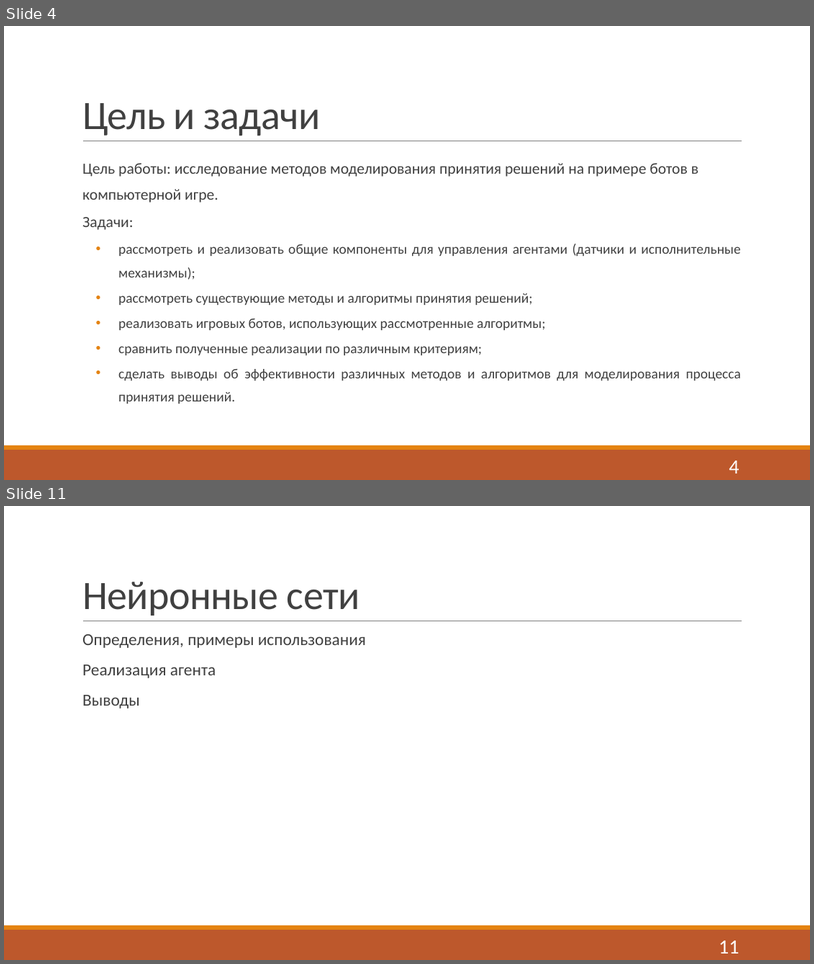
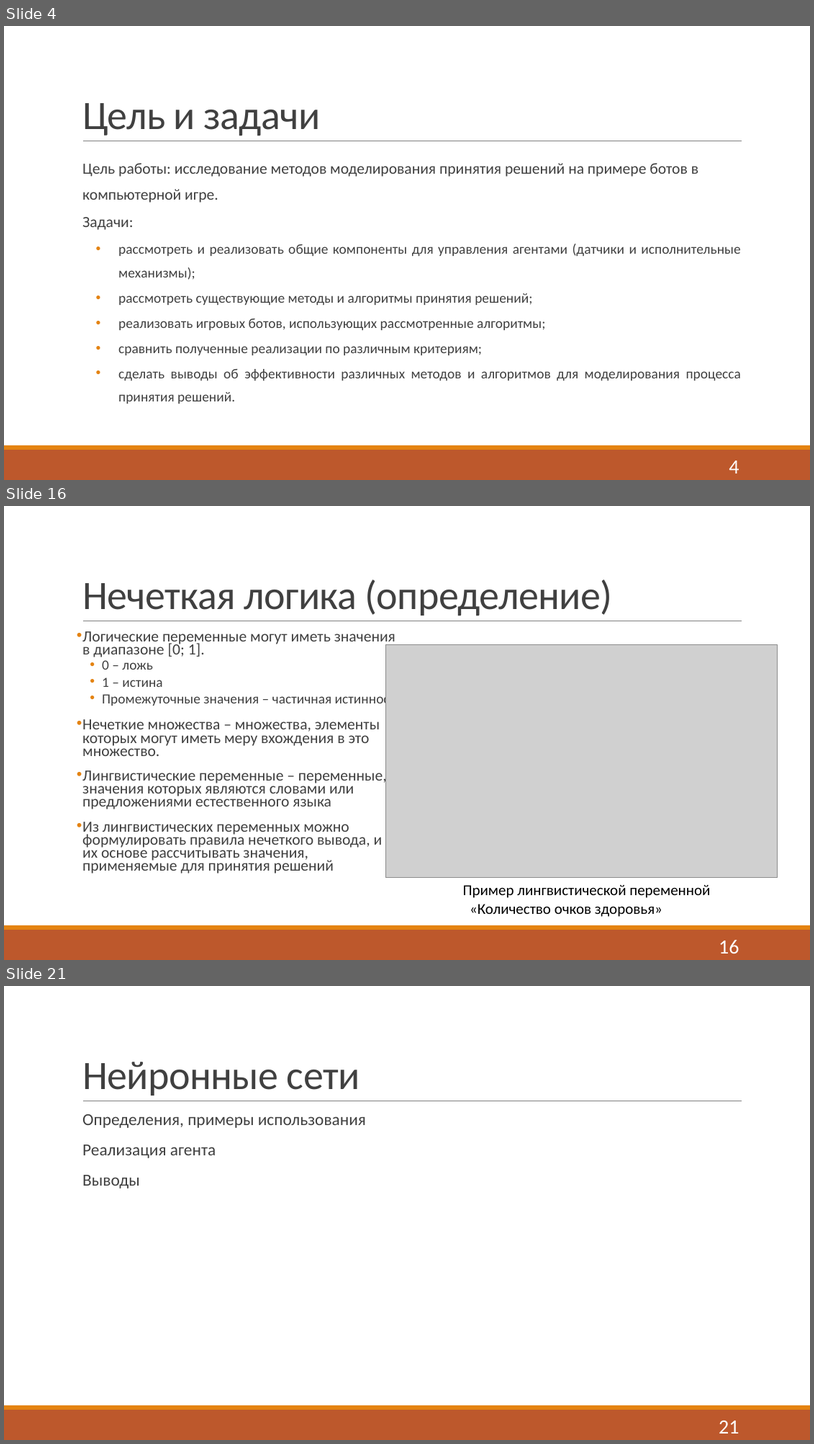
Before and after one commit to Fck-r-sns/Game_AI_thesis, a slide deck: Презентация.pptx. Shown one above the other, each under a label of ours: slides 4 and 11 before the commit, slides 4, 16 and 21 after it; the slides between them are not shown. The pictures are 814x964 and 814x1444 pixels, drawn with LibreOffice and Linux fonts; fonts in the diff are those of the drawing; grey boxes stand for pictures. Boxes give left, top, right and bottom in pixels: in the first picture for what was removed or moved away, otherwise in the second. Text is boxed around its words. In the diff, an @@ line names an element or a change of style, - is before the commit and + after.

```diff
--- a/Презентация.pptx
+++ b/Презентация.pptx
@@ slide 16 added at (4, 506, 810, 960), background #FFFFFF; not listed: 3 template elements that a slide beside it also shows @@
@@ title added at (82, 579, 613, 615), 48 pt, text #404040 @@
+Нечеткая логика (определение)
@@ text added at (82, 631, 402, 873), 18.5 pt, text #404040 @@
+• Логические переменные могут иметь значения в диапазоне [0; 1].
+  • 0 – ложь
+  • 1 – истина
+  • Промежуточные значения – частичная истинность
+• Нечеткие множества – множества, элементы которых могут иметь меру вхождения в это множество.
+• Лингвистические переменные – переменные, значения которых являются словами или предложениями естественного языка
+• Из лингвистических переменных можно формулировать правила нечеткого вывода, и на их основе рассчитывать значения, применяемые для принятия решений
@@ picture added at (386, 645, 778, 878) @@
@@ text added at (463, 884, 710, 916), 18 pt, text #000000 @@
+Пример лингвистической переменной
+«Количество очков здоровья»
@@ page number added at (719, 939, 739, 953), 24 pt, text #FFFFFF @@
+16
@@ what was slide 11 is now slide 21 @@
@@ page number at (719, 1420, 739, 1433): text changed @@
-11
+21
```
Also in this commit, not shown: 6 slides changed, 15 other slides added, 2 slides removed.
